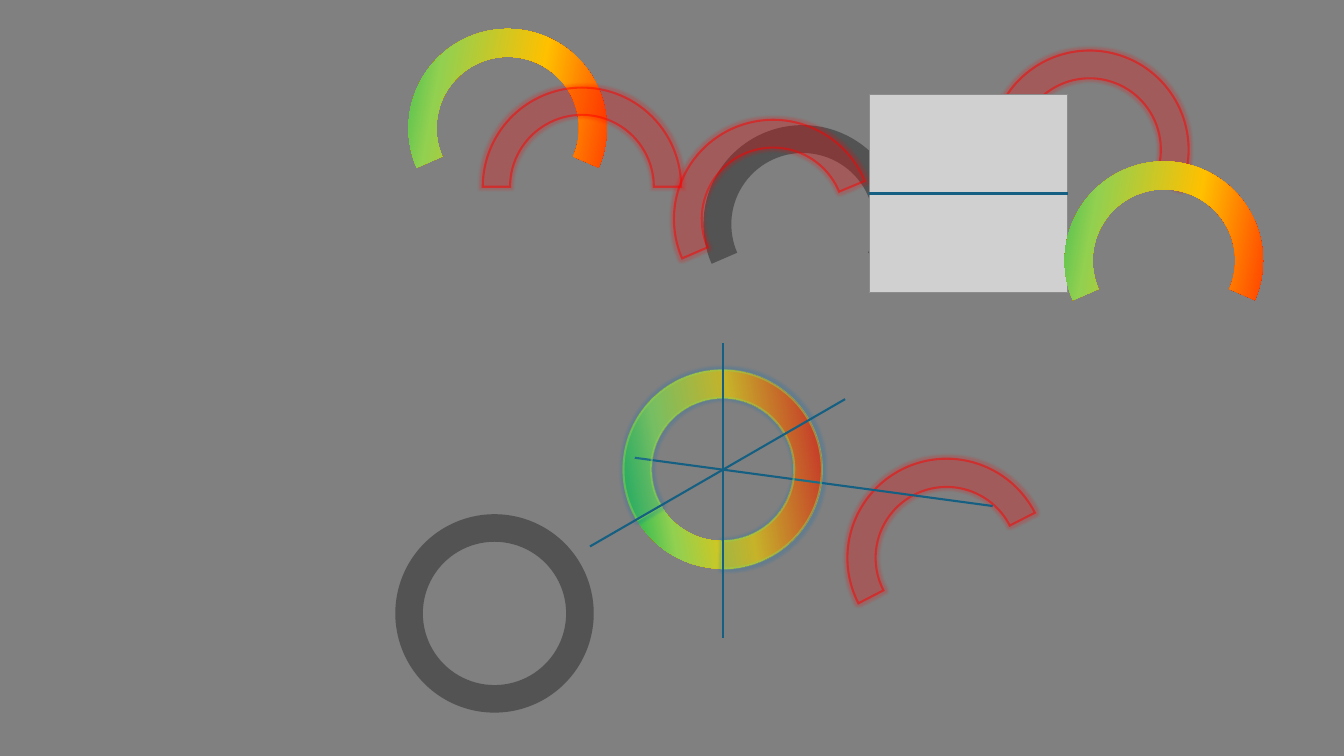
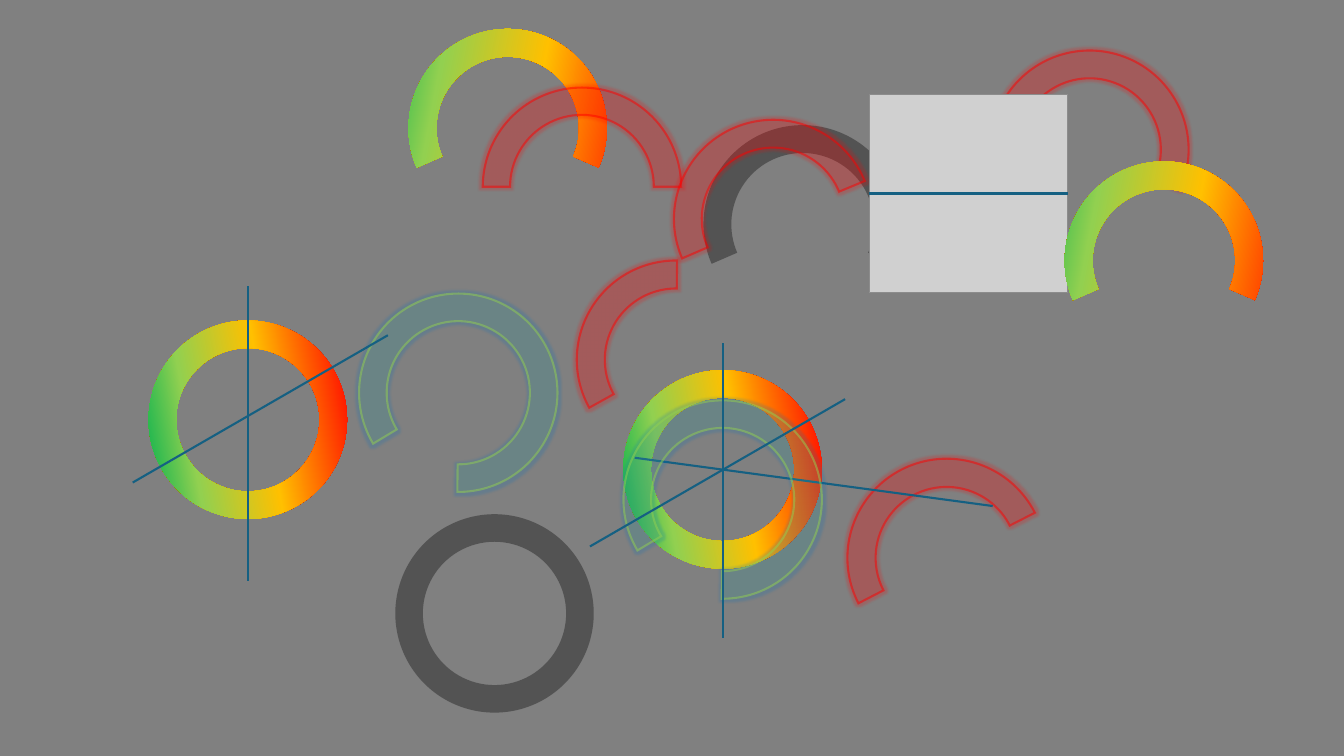
Before and after one commit to SWPP-2025SPRING/team-project-for-2025-spring-swpp-team-06, a slide deck: slide 1 of RawImages/imagePPT.pptx. Drawn at 1344x756 pixels with LibreOffice and Linux fonts; fonts in the diff are those of the drawing; grey boxes stand for pictures. Boxes give left, top, right and bottom in pixels: in the first picture for what was removed or moved away, otherwise in the second. Text is boxed around its words. In the diff, an @@ line names an element or a change of style, - is before the commit and + after.

```diff
--- a/RawImages/imagePPT.pptx
+++ b/RawImages/imagePPT.pptx
@@ arch (boxed as its full ring) added at [548,231,804,488], fill #FF0000 at 10% opacity, outline #FF0000 1.5 pt @@
@@ arch (boxed as its full ring) added at [330,265,586,521], fill #92D050 at 10% opacity, outline #92D050 1.5 pt @@
@@ line added from (248, 581) to (248, 286), #156082 1.5 pt @@
@@ donut added at [148,321,347,519], fill gradient #FF0000 to #FFC000 to #92D050 to #00B050 @@
@@ line added from (388, 336) to (133, 483), #156082 1.5 pt @@
@@ arch (boxed as its full ring): place and size @@
-arch (boxed as its full ring) at [594,341,851,597]
+arch (boxed as its full ring) at [594,371,851,628]
```
Also in this commit, not shown: 34 other files.
